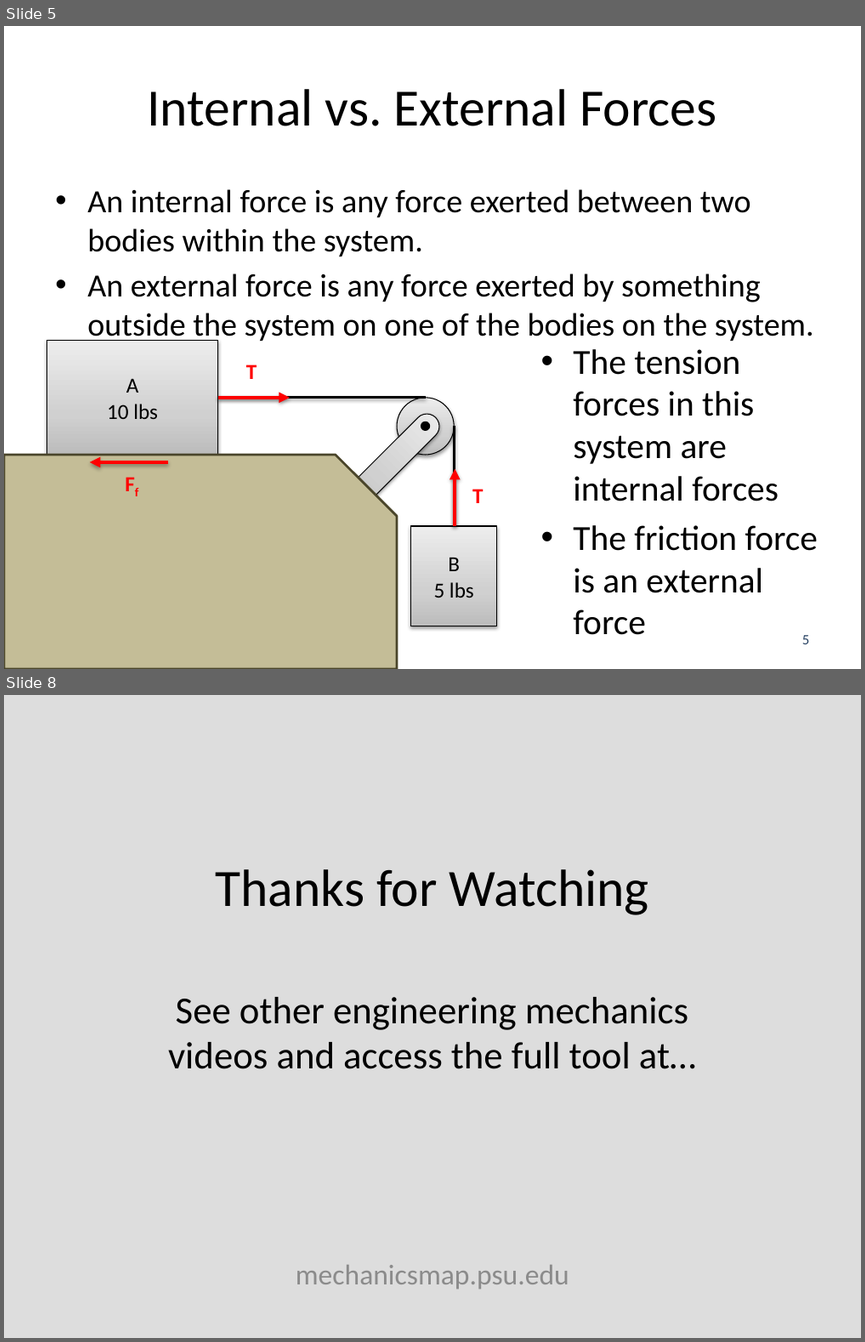
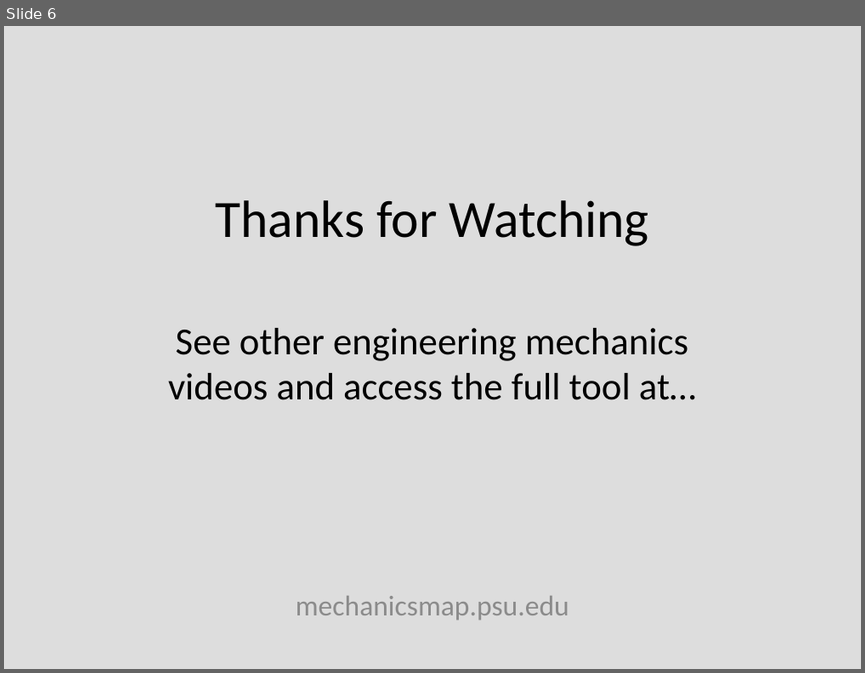
Before and after one commit to JacobMoore/mechanics_textbook, a slide deck: Lecture Slides/VideoLectureSlides/10.3.pptx. Shown one above the other, each under a label of ours: slides 5 and 8 before the commit, slide 6 after it; the slides between them are not shown. The pictures are 865x1342 and 865x673 pixels, drawn with LibreOffice and Linux fonts; fonts in the diff are those of the drawing; background and template pictures are left out. Boxes give left, top, right and bottom in pixels: in the first picture for what was removed or moved away, otherwise in the second. Text is boxed around its words. In the diff, an @@ line names an element or a change of style, - is before the commit and + after.

```diff
--- a/Lecture Slides/VideoLectureSlides/10.3.pptx
+++ b/Lecture Slides/VideoLectureSlides/10.3.pptx
@@ slide 5 removed at [4, 26, 861, 669], background #FFFFFF @@
@@ title removed at [147, 89, 716, 126] @@
-Internal vs. External Forces
@@ text removed at [87, 189, 814, 343] @@
-• An internal force is any force exerted between two bodies within the system.
-• An external force is any force exerted by something outside the system on one of the bodies on the system.
@@ rectangle removed at [46, 340, 218, 454] @@
-A
-10 lbs
@@ text removed at [573, 349, 818, 635] @@
-• The tension forces in this system are internal forces
-• The friction force is an external force
@@ text removed at [246, 364, 256, 379] @@
-T
@@ line removed from (426, 397) to (218, 397) @@
@@ arrow removed from (218, 397) to (290, 397) @@
@@ ellipse removed at [397, 397, 454, 454] @@
@@ rounded rectangle removed at [341, 408, 444, 512] @@
@@ ellipse removed at [422, 422, 429, 429] @@
@@ line removed from (454, 426) to (454, 526) @@
@@ snip round rect removed at [4, 454, 397, 669] @@
@@ arrow removed from (169, 462) to (90, 462) @@
@@ text removed at [116, 465, 148, 499] @@
-Ff
@@ arrow removed from (454, 526) to (454, 469) @@
@@ text removed at [472, 488, 483, 503] @@
-T
@@ rectangle removed at [411, 526, 497, 626] @@
-B
-5 lbs
@@ page number removed at [802, 635, 809, 644] @@
-5
@@ what was slide 8 is now slide 6 @@
```
Also in this commit, not shown: 1 slide changed, 6 slides added, 7 other slides removed, 13 other files.
